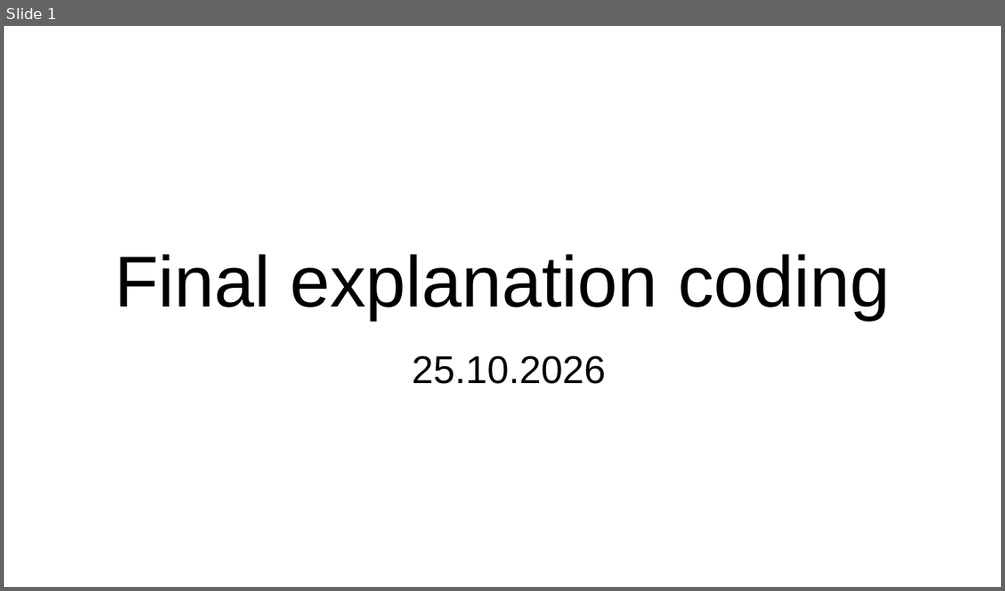
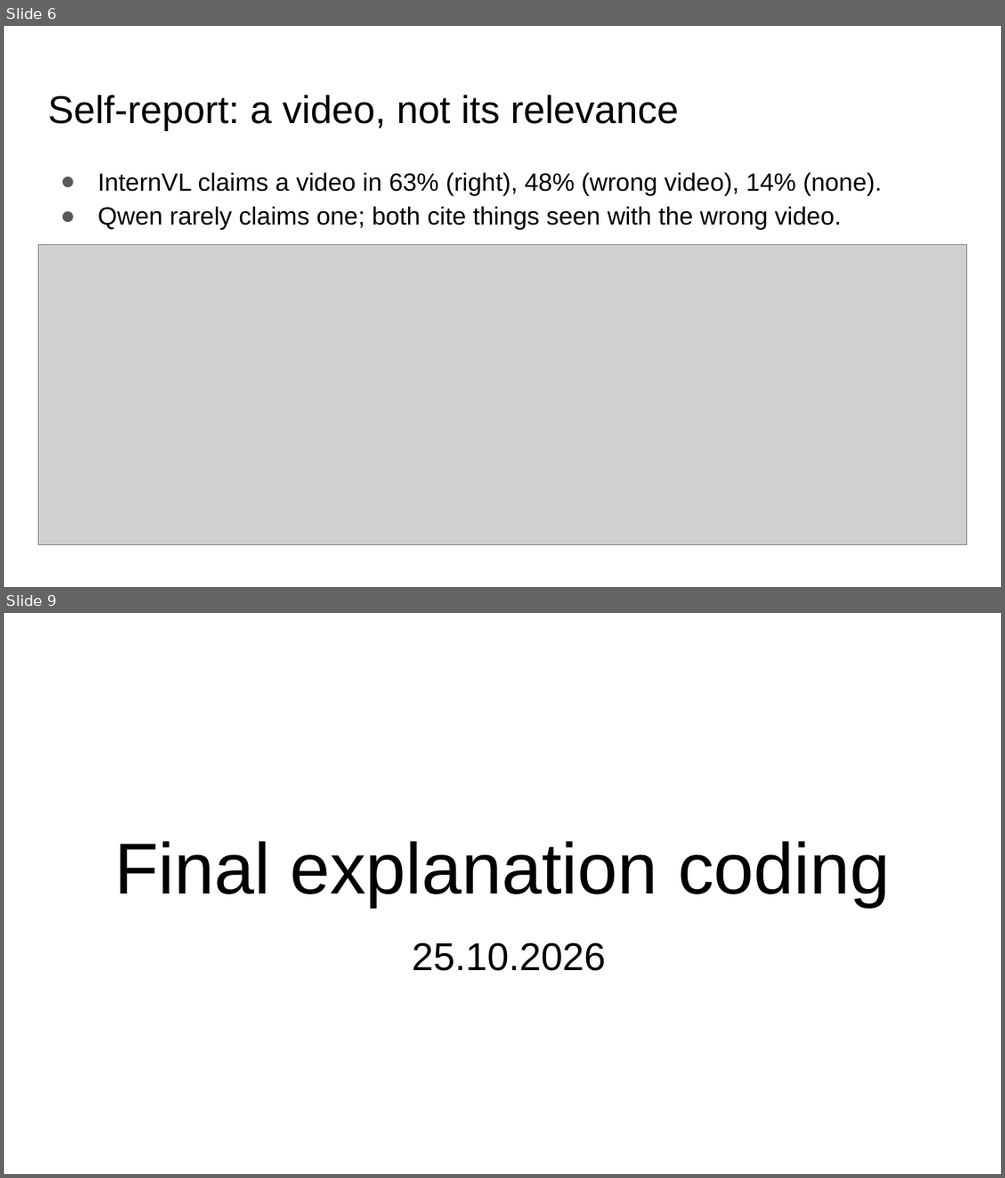
Before and after one commit to seriozh1/ai-alignment-demands-emotions, a slide deck: files/AI Alignemnt Emotions all slides.pptx. Shown one above the other, each under a label of ours: slide 1 before the commit, slides 6 and 9 after it; the slides between them are not shown. The pictures are 1005x591 and 1005x1178 pixels, drawn with LibreOffice and Linux fonts; fonts in the diff are those of the drawing; grey boxes stand for pictures. Boxes give left, top, right and bottom in pixels: in the first picture for what was removed or moved away, otherwise in the second. Text is boxed around its words. In the diff, an @@ line names an element or a change of style, - is before the commit and + after.

Commit message:
3-rd model qwen_v1 test

```diff
--- a/files/AI Alignemnt Emotions all slides.pptx
+++ b/files/AI Alignemnt Emotions all slides.pptx
@@ slide 6 added at box(4, 26, 1001, 587), background #FFFFFF @@
@@ title added at box(48, 95, 679, 131), 28 pt, text #000000 @@
+Self-report: a video, not its relevance
@@ text added at box(97, 172, 882, 230), 18 pt, text #000000 @@
+● InternVL claims a video in 63% (right), 48% (wrong video), 14% (none).
+● Qwen rarely claims one; both cite things seen with the wrong video.
@@ picture added at box(38, 244, 967, 544) @@
@@ what was slide 1 is now slide 9 @@
```
Also in this commit, not shown: 7 other slides added, 29 other files.
